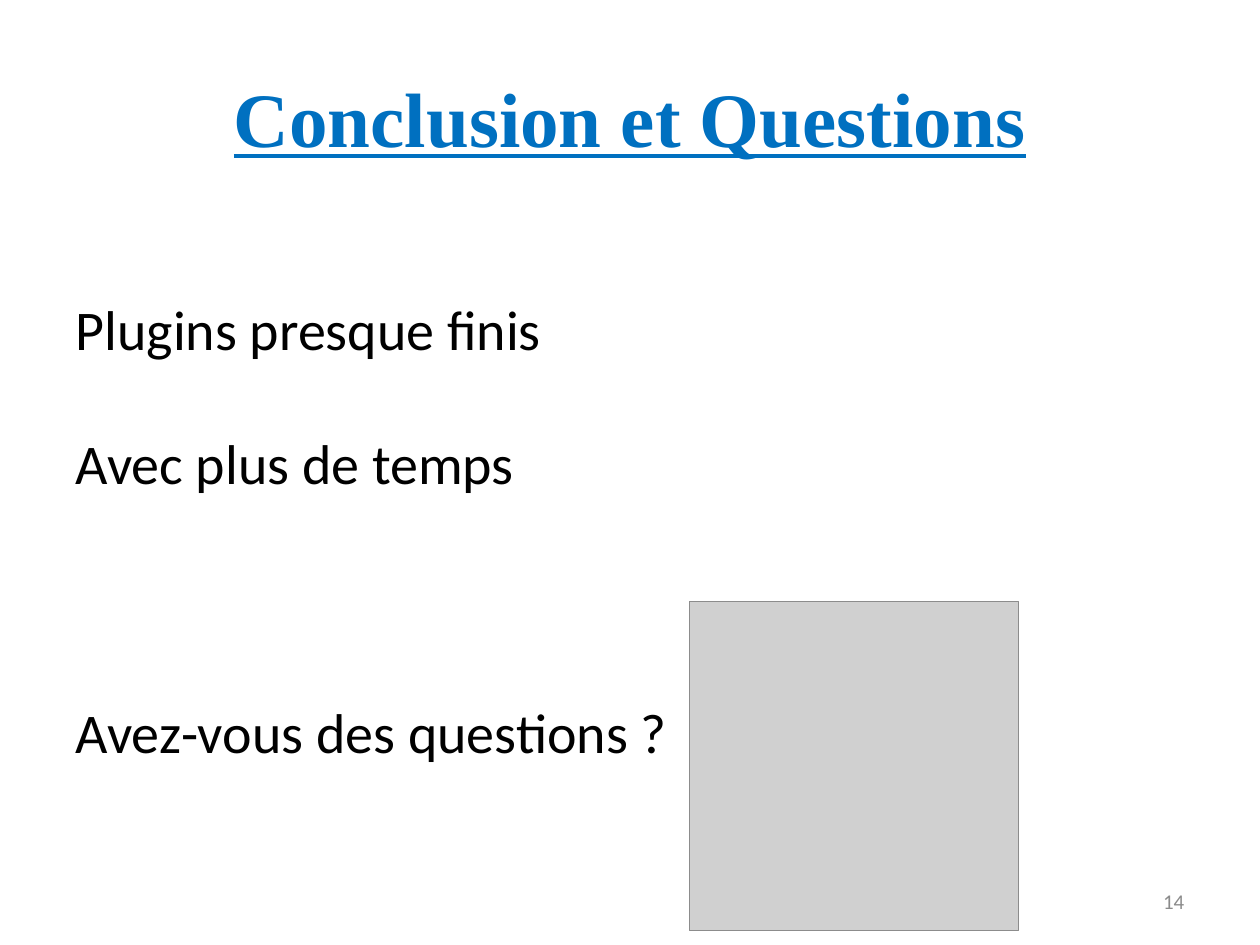
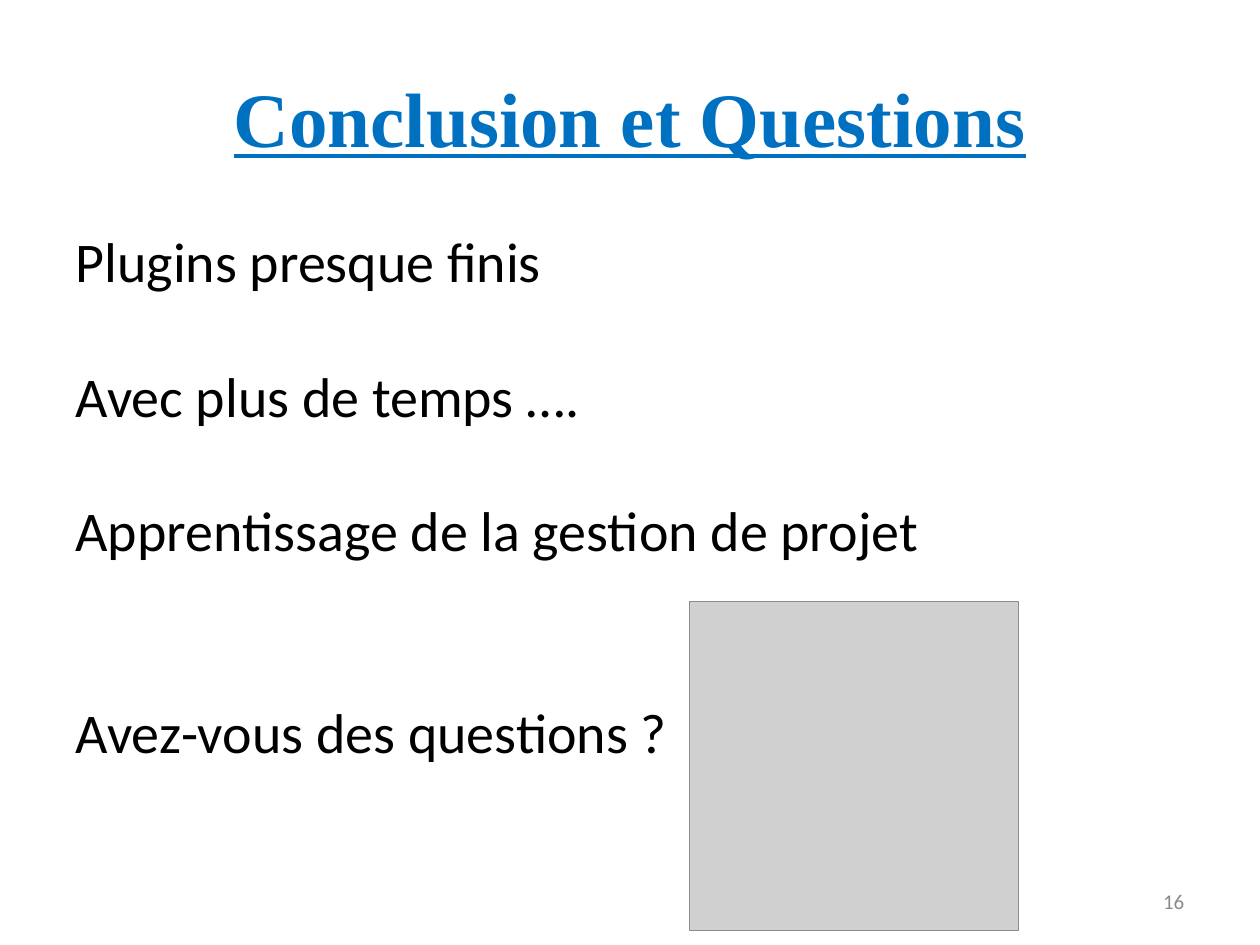
Before and after one commit to Mric26/M2-S1, a slide deck: slide 16 of Projet/Presentation.pptx (slide 14 before the commit). Drawn at 1260x945 pixels with LibreOffice and Linux fonts; fonts in the diff are those of the drawing; grey boxes stand for pictures. Boxes give left, top, right and bottom in pixels: in the first picture for what was removed or moved away, otherwise in the second. Text is boxed around its words. In the diff, an @@ line names an element or a change of style, - is before the commit and + after.

```diff
--- a/Projet/Presentation.pptx
+++ b/Projet/Presentation.pptx
@@ text at bbox=[76, 378, 918, 561]: text changed @@
-Avec plus de temps
+Avec plus de temps ….
+Apprentissage de la gestion de projet
@@ page number at bbox=[1163, 895, 1184, 909]: text changed @@
-14
+16
```
Also in this commit, not shown: 7 other slides changed, 2 slides added, 10 other files.
